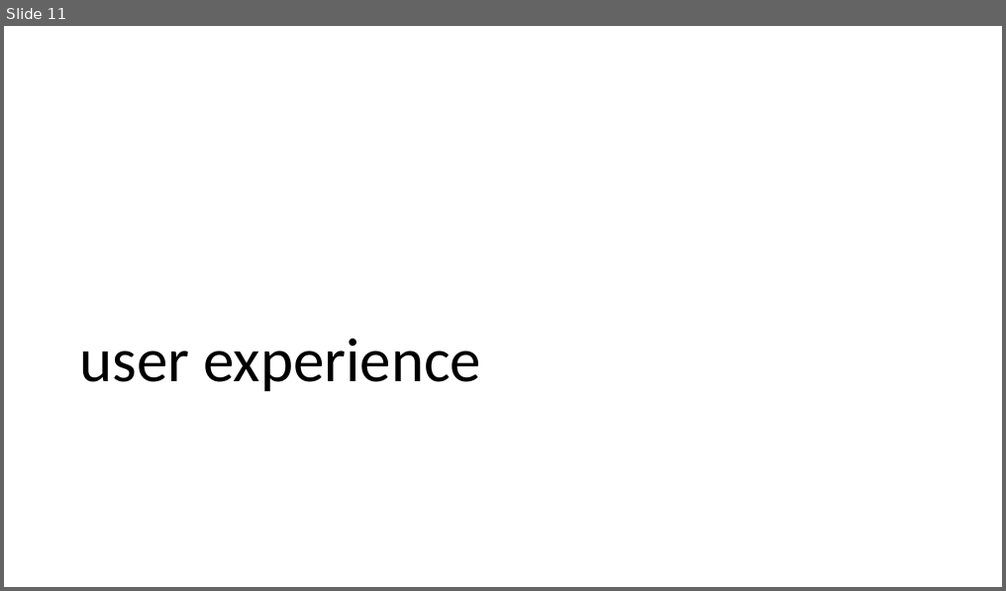
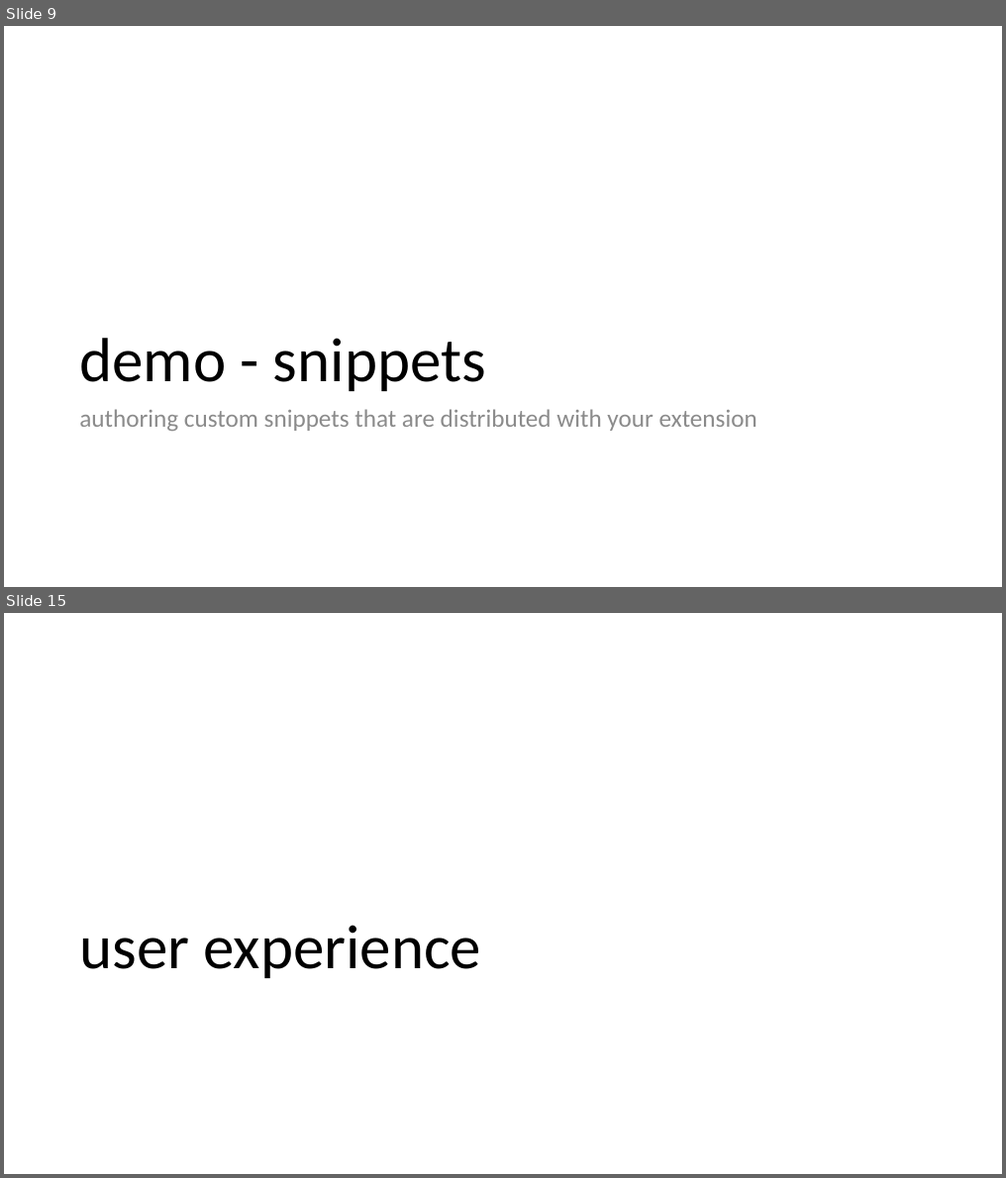
Before and after one commit to bradygaster-zz/extending-vscode-talk, a slide deck: extending-vs-code.pptx. Shown one above the other, each under a label of ours: slide 11 before the commit, slides 9 and 15 after it; the slides between them are not shown. The pictures are 1006x591 and 1006x1178 pixels, drawn with LibreOffice and Linux fonts; fonts in the diff are those of the drawing. Boxes give left, top, right and bottom in pixels: in the first picture for what was removed or moved away, otherwise in the second. Text is boxed around its words. In the diff, an @@ line names an element or a change of style, - is before the commit and + after.

Commit message:
removed old sample, cleaned up snippets

```diff
--- a/extending-vs-code.pptx
+++ b/extending-vs-code.pptx
@@ slide 9 added at (4,26,1002,587), background #FFFFFF @@
@@ title added at (79,338,486,391), 60 pt, text #000000 @@
+demo - snippets
@@ text added at (79,409,757,431), 24 pt, text #8C8C8C @@
+authoring custom snippets that are distributed with your extension
@@ what was slide 11 is now slide 15 @@
```
Also in this commit, not shown: 1 slide changed, 11 other slides added, 2 slides removed, 31 other files.
